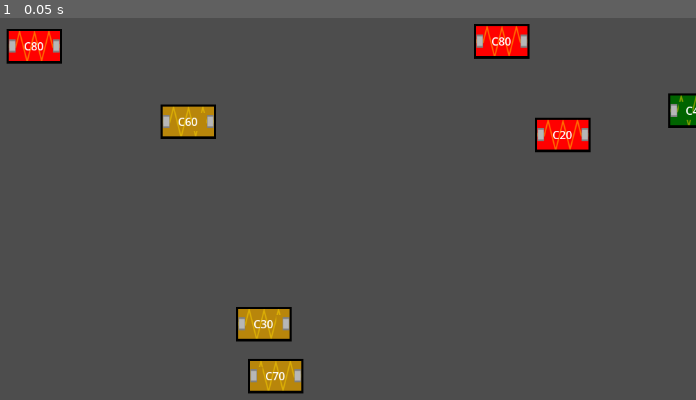
Above: before the commit, frame 1.
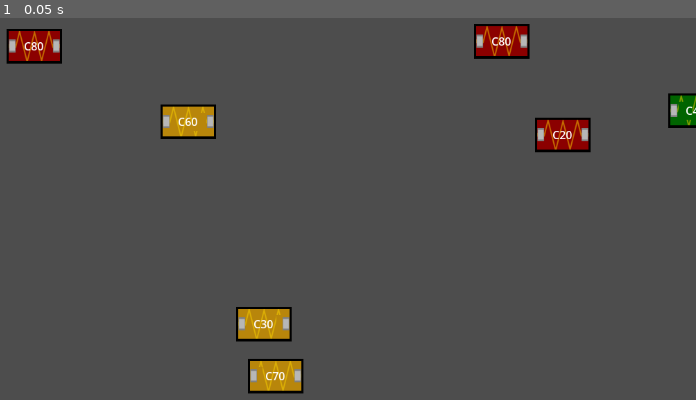
Above: after the commit, the same moment.

Repository: Herodegon/Piqtronics_TriangleGameJam2025
Game: Godot game, scene res://scenes/minigames/cryptofuse/fuse_test.tscn
The game is run twice, just before and just after one commit, with the same random seed, the same clock (stepped at 60 frames per second) and the same inputs.
Inputs:
- Up to frame 1 (0.05 s): no input

The runs differ from the first frame. In frame 1, 1.5% of the frame differs, in the area x 1-85%, y 2-35%.

Commit message:
converted to controls, separated empty slot

Diff:
--- /dev/null
+++ b/the_lords_work/scenes/minigames/cryptofuse/box_slot.tscn
@@ -0,0 +1,12 @@
+[gd_scene load_steps=3 format=3 uid="uid://y5jnhtow66j7"]
+
+[ext_resource type="Script" path="res://scripts/minigames/cryptofuse/box_slot.gd" id="1_p7ia6"]
+[ext_resource type="Texture2D" uid="uid://dec38d6aeruy6" path="res://assets/CryptoFuse/Fuses/slot.png" id="1_uyuud"]
+
+[node name="Box_Slot" type="Control"]
+layout_mode = 3
+anchors_preset = 0
+script = ExtResource("1_p7ia6")
+
+[node name="Slot" type="Sprite2D" parent="."]
+texture = ExtResource("1_uyuud")
--- a/the_lords_work/scenes/minigames/cryptofuse/fuse.tscn
+++ b/the_lords_work/scenes/minigames/cryptofuse/fuse.tscn
@@ -5,11 +5,14 @@
 [ext_resource type="Texture2D" uid="uid://cjoo0lm0nmufy" path="res://assets/CryptoFuse/Fuses/Pins.png" id="4_te2v4"]
 [ext_resource type="Texture2D" uid="uid://cg6bsb6k0fgc6" path="res://assets/CryptoFuse/Fuses/cover_border.png" id="5_b7kxy"]
 
-[node name="Fuse" type="Node2D"]
+[node name="Fuse" type="Control"]
+layout_mode = 3
+anchors_preset = 0
 script = ExtResource("1_wph1i")
 
 [node name="Type_text" type="Label" parent="."]
 z_index = 4
+layout_mode = 0
 offset_left = -15.0
 offset_top = -12.0
 offset_right = 25.0
@@ -28,6 +31,7 @@
 [node name="Cover" type="ColorRect" parent="."]
 z_index = 3
 y_sort_enabled = true
+layout_mode = 0
 offset_left = -40.0
 offset_top = -25.0
 offset_right = 40.0
@@ -37,6 +41,7 @@
 [node name="Break" type="ColorRect" parent="."]
 z_index = 2
 y_sort_enabled = true
+layout_mode = 1
 anchors_preset = 4
 anchor_top = 0.5
 anchor_bottom = 0.5
@@ -53,6 +58,7 @@
 
 [node name="Backplate" type="ColorRect" parent="."]
 y_sort_enabled = true
+layout_mode = 0
 offset_left = -40.0
 offset_top = -25.0
 offset_right = 40.0
--- a/the_lords_work/scenes/minigames/cryptofuse/fusebox.tscn
+++ b/the_lords_work/scenes/minigames/cryptofuse/fusebox.tscn
@@ -1,14 +1,16 @@
-[gd_scene load_steps=4 format=3 uid="uid://8ogowi8iodp6"]
+[gd_scene load_steps=5 format=3 uid="uid://8ogowi8iodp6"]
 
 [ext_resource type="Script" path="res://scripts/minigames/cryptofuse/fusebox.gd" id="1_l2pu5"]
-[ext_resource type="PackedScene" uid="uid://y5jnhtow66j7" path="res://scenes/minigames/cryptofuse/slot.tscn" id="2_hqdyu"]
-[ext_resource type="PackedScene" uid="uid://u6scxdctahjn" path="res://scenes/minigames/cryptofuse/Fuse.tscn" id="3_oh2se"]
+[ext_resource type="PackedScene" uid="uid://y5jnhtow66j7" path="res://scenes/minigames/cryptofuse/box_slot.tscn" id="2_ajw8j"]
+[ext_resource type="PackedScene" uid="uid://ocpqcidrh1nd" path="res://scenes/minigames/cryptofuse/toolbox_slot.tscn" id="3_qwcv2"]
+[ext_resource type="PackedScene" uid="uid://u6scxdctahjn" path="res://scenes/minigames/cryptofuse/Fuse.tscn" id="4_7knju"]
 
-[node name="Fusebox" type="Node2D" groups=["box_fuses", "box_slots", "toolbox_fuses", "toolbox_slots"]]
+[node name="Fusebox" type="Control" groups=["box_fuses", "box_slots", "toolbox_fuses", "toolbox_slots"]]
+layout_mode = 3
+anchors_preset = 0
 script = ExtResource("1_l2pu5")
-slot_scene = ExtResource("2_hqdyu")
+box_slot_scene = ExtResource("2_ajw8j")
+toolbox_slot_scene = ExtResource("3_qwcv2")
 fusebox_pos = Vector2(90, 90)
-toolbox_pos = Vector2(1100, 90)
-fuse_scene = ExtResource("3_oh2se")
-
-[node name="SlotSpawner" type="Node2D" parent="."]
+toolbox_pos = Vector2(1200, 90)
+fuse_scene = ExtResource("4_7knju")
--- a/the_lords_work/scenes/minigames/cryptofuse/slot.tscn
+++ /dev/null
@@ -1,14 +0,0 @@
-[gd_scene load_steps=4 format=3 uid="uid://y5jnhtow66j7"]
-
-[ext_resource type="Script" path="res://scripts/minigames/cryptofuse/slot.gd" id="1_tjhio"]
-[ext_resource type="Texture2D" uid="uid://dec38d6aeruy6" path="res://assets/CryptoFuse/Fuses/slot.png" id="1_uyuud"]
-[ext_resource type="Texture2D" uid="uid://dkhpb8aucet66" path="res://assets/CryptoFuse/Fuses/slot_empty.png" id="2_62gi2"]
-
-[node name="Slot" type="Node2D"]
-script = ExtResource("1_tjhio")
-
-[node name="Slot" type="Sprite2D" parent="."]
-texture = ExtResource("1_uyuud")
-
-[node name="SlotEmpty" type="Sprite2D" parent="."]
-texture = ExtResource("2_62gi2")
--- /dev/null
+++ b/the_lords_work/scenes/minigames/cryptofuse/toolbox_slot.tscn
@@ -0,0 +1,12 @@
+[gd_scene load_steps=3 format=3 uid="uid://ocpqcidrh1nd"]
+
+[ext_resource type="Script" path="res://scripts/minigames/cryptofuse/toolbox_slot.gd" id="1_x0bp7"]
+[ext_resource type="Texture2D" uid="uid://dkhpb8aucet66" path="res://assets/CryptoFuse/Fuses/slot_empty.png" id="3_a8pvx"]
+
+[node name="Toolbox_Slot" type="Control"]
+layout_mode = 3
+anchors_preset = 0
+script = ExtResource("1_x0bp7")
+
+[node name="SlotEmpty" type="Sprite2D" parent="."]
+texture = ExtResource("3_a8pvx")
--- a/the_lords_work/scripts/minigames/cryptofuse/Fuse.gd
+++ b/the_lords_work/scripts/minigames/cryptofuse/Fuse.gd
@@ -1,9 +1,11 @@
-extends Node2D
+extends Control
 
 @export var cover_color: Color
 @export var cover_opacity: float = 0.5
 @export var type: int
 @export var good: int
+var slot: Control
+
 #-27 to
 func set_type(t: int):
 	type = t
@@ -29,8 +31,17 @@
 	else:
 		$Break.visible = true
 
+func set_slot(s: Control):
+	slot = s
+func get_slot():
+	return slot
+
+func _get_drag_data(_at_position):
+	return self
+
+
 func randomize(s: int, pos: Vector2):
-	var colors = [Color.BLUE, Color.DARK_GREEN, Color.RED, Color.PURPLE, Color.DARK_GOLDENROD]
+	var colors = [Color.BLUE, Color.DARK_GREEN, Color.DARK_RED, Color.DARK_VIOLET, Color.DARK_GOLDENROD]
 	var color_choice = colors[randi() % colors.size()]
 	set_color(color_choice)
 
@@ -53,8 +64,3 @@
 # Called when the node enters the scene tree for the first time.
 func _ready():
 	pass # Replace with function body.
-
-
-# Called every frame. 'delta' is the elapsed time since the previous frame.
-func _process(delta):
-	pass
--- /dev/null
+++ b/the_lords_work/scripts/minigames/cryptofuse/box_slot.gd
@@ -0,0 +1,25 @@
+extends Control
+var has_fuse: bool
+var fuse_color: Color
+var fuse_type: int
+
+func add_fuse(c: Color, t: int):
+	has_fuse = true
+	fuse_color = c
+	fuse_type = t
+
+func remove_fuse():
+	has_fuse = false
+
+func _can_drop_data(_at_position, data):
+	if has_fuse:
+		return false
+	return data.color == fuse_color and data.type == fuse_type
+
+func _drop_data(_at_position, data):
+	has_fuse = true
+	data.set_slot(self)
+
+
+func spawn(pos: Vector2):
+	self.position = pos
--- a/the_lords_work/scripts/minigames/cryptofuse/fusebox.gd
+++ b/the_lords_work/scripts/minigames/cryptofuse/fusebox.gd
@@ -1,5 +1,6 @@
-extends Node2D
-@export var slot_scene: PackedScene
+extends Control
+@export var box_slot_scene: PackedScene
+@export var toolbox_slot_scene: PackedScene
 @export var fusebox_pos: Vector2
 @export var toolbox_pos: Vector2
 @export var fuse_scene: PackedScene
@@ -30,8 +31,8 @@
 	var fuse_num = 0
 	for x in range(x_spawn):
 		for y in range(y_spawn):
-			var slot = slot_scene.instantiate()
-			slot.spawn(0, cur_spawn_pos)
+			var slot = box_slot_scene.instantiate()
+			slot.spawn(cur_spawn_pos)
 			slot.add_to_group("box_slots")
 			add_child(slot)
 
@@ -43,6 +44,7 @@
 
 			fuse.add_to_group("box_fuses")
 			add_child(fuse)
+			fuse.set_slot(slot)
 
 			fuse_num += 1
 
@@ -88,8 +90,8 @@
 	var fuse_num = 0
 	for x in range(x_spawn):
 		for y in range(y_spawn):
-			var slot = slot_scene.instantiate()
-			slot.spawn(1, cur_spawn_pos)
+			var slot = toolbox_slot_scene.instantiate()
+			slot.spawn(cur_spawn_pos)
 			slot.add_to_group("toolbox_slots")
 			add_child(slot)
 
@@ -106,6 +108,7 @@
 
 
 				fuse.add_to_group("toolbox_fuses")
+				fuse.set_slot(slot)
 				add_child(fuse)
 
 			fuse_num += 1
--- a/the_lords_work/scripts/minigames/cryptofuse/slot.gd
+++ /dev/null
@@ -1,22 +0,0 @@
-extends Node2D
-@export var empty: bool
-
-func set_variant(e: bool):
-	if e:
-		$Slot.visible = false
-		$SlotEmpty.visible = true
-	else:
-		$Slot.visible = true
-		$SlotEmpty.visible = false
-	empty = e
-func spawn(e: bool, pos: Vector2):
-	set_variant(e)
-	self.position = pos
-# Called when the node enters the scene tree for the first time.
-func _ready():
-	pass # Replace with function body.
-
-
-# Called every frame. 'delta' is the elapsed time since the previous frame.
-func _process(delta):
-	pass
--- /dev/null
+++ b/the_lords_work/scripts/minigames/cryptofuse/toolbox_slot.gd
@@ -0,0 +1,22 @@
+extends Control
+var has_fuse: bool
+var fuse_color: Color
+var fuse_type: int
+
+func add_fuse(c: Color, t: int):
+	has_fuse = true
+	fuse_color = c
+	fuse_type = t
+
+func remove_fuse():
+	has_fuse = false
+
+func _can_drop_data(_at_position, _data):
+	return not has_fuse
+
+func _drop_data(_at_position, data):
+	has_fuse = true
+	data.set_slot(self)
+
+func spawn(pos: Vector2):
+	self.position = pos
